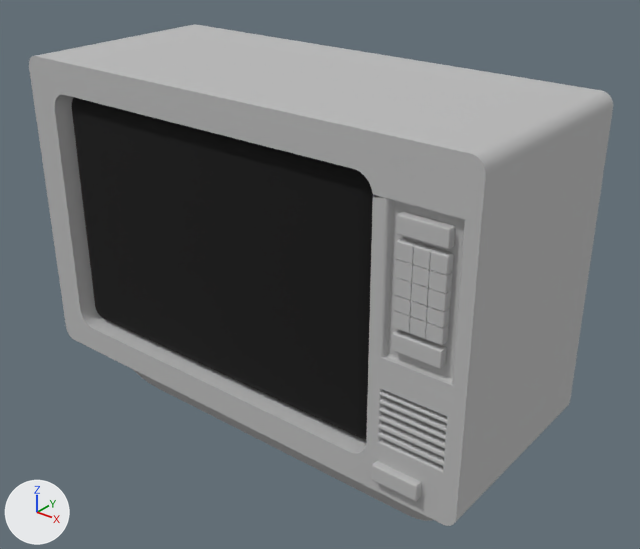
Before and after pictures for a commit that changed the OBJ model ProyectoFinal/ProyectoFinal/Models/TV/TV.obj.
Rendered twice from a camera (50 mm lens) standing at (1.63, -1.93, 1.79) and looking at (-0.01, 0.12, 0.51). The axes (+X, +Y, +Z) are drawn at lower left. The lights are the same throughout. Where no turn or scale is listed for an object, it has been applied to the vertices.

Objects in the first picture: 'TV'.
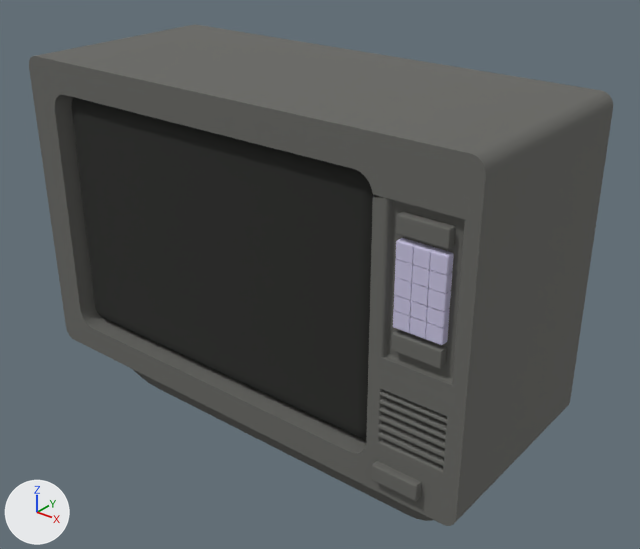
What differs and where, as boxes [x1, y1, x2, y2] in the pictures (640 x 549 px):
part 1 of me_tv, recoloured
    both: [372, 211, 455, 501]
part 2 of me_tv, recoloured
    both: [393, 238, 454, 345]
part 3 of me_tv, recoloured
    both: [29, 24, 613, 526]

The change, as a diff of the scene's bpy script:
```diff
--- a/ProyectoFinal/ProyectoFinal/Models/TV/TV.obj.py
+++ b/ProyectoFinal/ProyectoFinal/Models/TV/TV.obj.py
@@ img_botones_png @@
+img_botones_png = load_image('botones.png', 'botones.png', 512, 512, 'sRGB')
@@ img_tv_png @@
+img_tv_png = load_image('TV.png', 'TV.png', 512, 512, 'sRGB')
@@ mat_lambert4sg @@
+mat_lambert4sg = principled_material('lambert4SG')
+mat_lambert4sg.texture = img_botones_png
+mat_lambert4sg.roughness = 1.0
@@ mat_lambert3sg @@
+mat_lambert3sg = principled_material('lambert3SG')
+mat_lambert3sg.texture = img_tv_png
+mat_lambert3sg.roughness = 1.0
@@ me_tv @@
 me_tv.from_pydata(...)  # 7946 vertices, 6981 faces; spans x -0.8..0.8, y -0.36..0.71, z 0.0..1.2
 # used by ob_tv; location = (0.0, 0.0, 0.0)
+# me_tv part 1: 1602 faces spanning x 0.55..0.73, y -0.36..-0.32, z 0.25..1.02 switch from mat_initialshadinggroup (grey #bcbcbc) to mat_lambert3sg (picture img_tv_png)
+# me_tv part 2: 762 faces spanning x 0.58..0.73, y -0.34..-0.32, z 0.72..0.96 switch from mat_initialshadinggroup (grey #bcbcbc) to mat_lambert4sg (picture img_botones_png)
+# me_tv part 3: 3979 faces spanning x -0.8..0.8, y -0.34..0.71, z 0.0..1.2 switch from mat_tv_tv_initialshadinggroup (grey #bcbcbc) to mat_lambert3sg (picture img_tv_png)
 me_tv.materials.append(mat_tv_phong4sg)
-me_tv.materials.append(mat_tv_phong1sg)  # grey #bcbcbc
```
